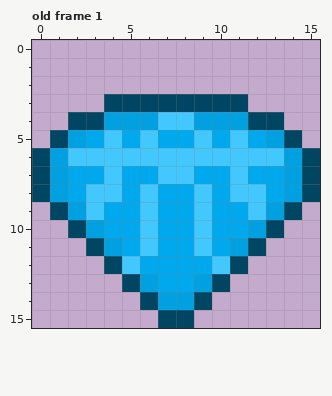
Pixel-art file: Sprites/Items/Points/PointsDrops.aseprite. That is the earlier state.
16x16 pixels, 3 frames. Colours within 5 levels of each other are drawn and written as one. Shown: old frame 1. The commit also changed other frames, which this record leaves out.
After the commit:
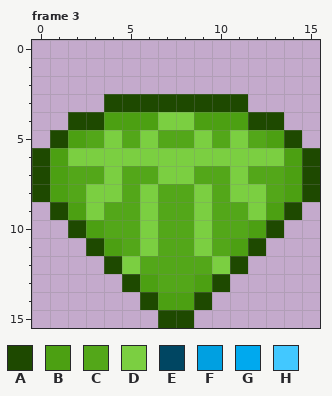
Palette (. is transparent): A #1e4900  B #4ca012  C #53a719  D #7bcf41  E #004662  F #00a0e1  G #00a9ee  H #42c8ff
A new or re-ordered frame is compared with the old frame closest to it.
The exact change:
frames 3 -> 8
--- frame 3 is new; against old frame 1, layer "Layer 2"
@@ x 0..15 @@
  2 ................
- 3 ....EEEEEEEE....
- 4 ..EEFFFHHFFFEE..
- 5 .EFGHGHGGHGHGFE.
- 6 EFHHHHHHHHHHHHFE
- 7 EFGGHGGHHGGHGGFE
- 8 EFGHHGHGGHGHHGFE
- 9 .EFHGGHGGHGGHFE.
-10 ..EFGGHGGHGGFE..
-11 ...EFGHGGHGFE...
-12 ....EHGGGGHE....
-13 .....EFGGFE.....
-14 ......EFFE......
-15 .......EE.......
+ 3 ....AAAAAAAA....
+ 4 ..AABBBDDBBBAA..
+ 5 .ABCDCDCCDCDCBA.
+ 6 ABDDDDDDDDDDDDBA
+ 7 ABCCDCCDDCCDCCBA
+ 8 ABCDDCDCCDCDDCBA
+ 9 .ABDCCDCCDCCDBA.
+10 ..ABCCDCCDCCBA..
+11 ...ABCDCCDCBA...
+12 ....ADCCCCDA....
+13 .....ABCCBA.....
+14 ......ABBA......
+15 .......AA.......
Where, in picture pixels (left, top, right, bottom), the same in both pictures:
changed: (32, 94, 320, 328)
